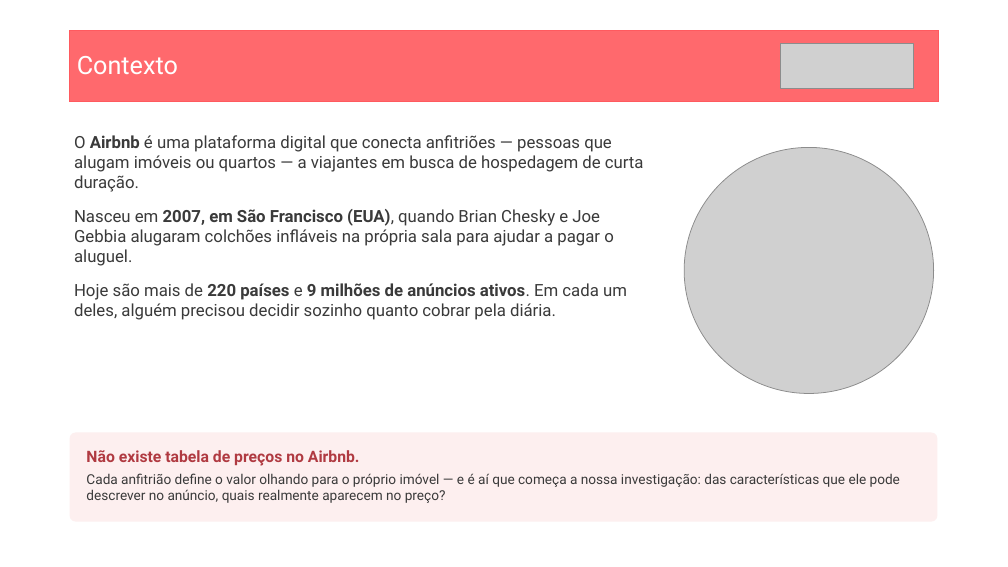
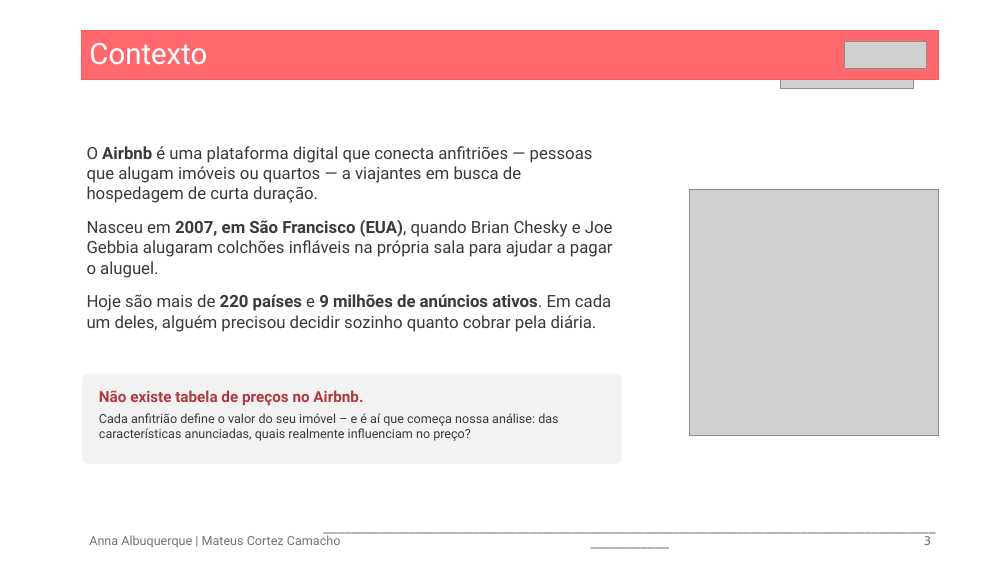
Before and after one commit to Matex0406/Projeto_1_CB, a slide deck: slide 3 of Seminario 1 - Insper Data - Analise AirBnb - Versão 2.pptx. Drawn at 1008x567 pixels with LibreOffice and Linux fonts; fonts in the diff are those of the drawing; grey boxes stand for pictures. Boxes give left, top, right and bottom in pixels: in the first picture for what was removed or moved away, otherwise in the second. Text is boxed around its words. In the diff, an @@ line names an element or a change of style, - is before the commit and + after.

```diff
--- a/Seminario 1 - Insper Data - Analise AirBnb - Versão 2.pptx
+++ b/Seminario 1 - Insper Data - Analise AirBnb - Versão 2.pptx
@@ title "Contexto" resized from (x1=70, y1=30, x2=939, y2=101) to (x1=82, y1=30, x2=938, y2=80) @@
@@ title "Contexto" at (x1=82, y1=30, x2=938, y2=80): size 24 to 28 pt; rectangle to title @@
@@ picture added at (x1=845, y1=42, x2=926, y2=69) @@
@@ text "O Airbnb é uma plataforma ..." rewrapped from (x1=74, y1=135, x2=644, y2=320) to (x1=87, y1=146, x2=613, y2=332) @@
@@ picture moved from (x1=684, y1=147, x2=934, y2=393) to (x1=690, y1=190, x2=939, y2=436) @@
@@ rounded rectangle "Não existe tabela de preços ..." resized from (x1=70, y1=433, x2=938, y2=522) to (x1=82, y1=374, x2=622, y2=464) @@
@@ rounded rectangle "Não existe tabela de preços ..." at (x1=82, y1=374, x2=622, y2=464): fill #FDEFEF to #F2F2F2 @@
@@ text in rounded rectangle at (x1=99, y1=413, x2=558, y2=441): text changed; size 13 to 12 pt @@
-Cada anfitrião define o valor olhando para o próprio imóvel — e é aí que começa a nossa investigação: das características que ele pode descrever no anúncio, quais realmente aparecem no preço?
+Cada anfitrião define o valor do seu imóvel – e é aí que começa nossa análise: das características anunciadas, quais realmente influenciam no preço?
@@ text in rounded rectangle at (x1=99, y1=390, x2=363, y2=406): size 15 to 14.5 pt in "Não existe tabela de preços no Airbnb." @@
@@ text added at (x1=89, y1=533, x2=341, y2=548), 12 pt, text #747474 @@
+Anna Albuquerque | Mateus Cortez Camacho
@@ text added at (x1=312, y1=516, x2=948, y2=554), 12 pt, text #797979 @@
+_________________________________________________________________________________________________
@@ page number added at (x1=924, y1=536, x2=931, y2=545), 12 pt, text #797979 @@
+3
```
Also in this commit, not shown: 10 other slides changed, 2 slides added, 4 slides removed, 2 other files.
